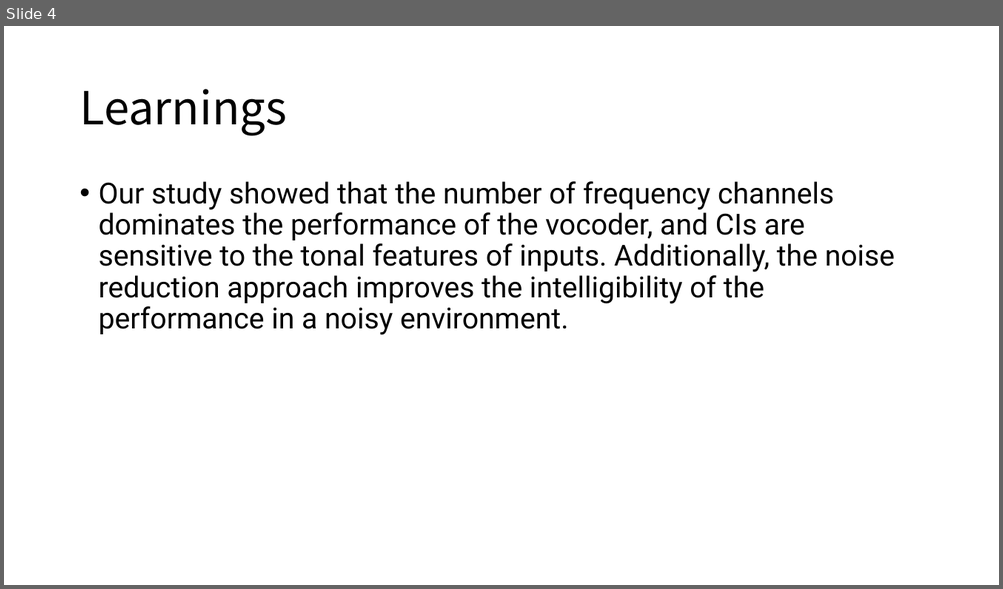
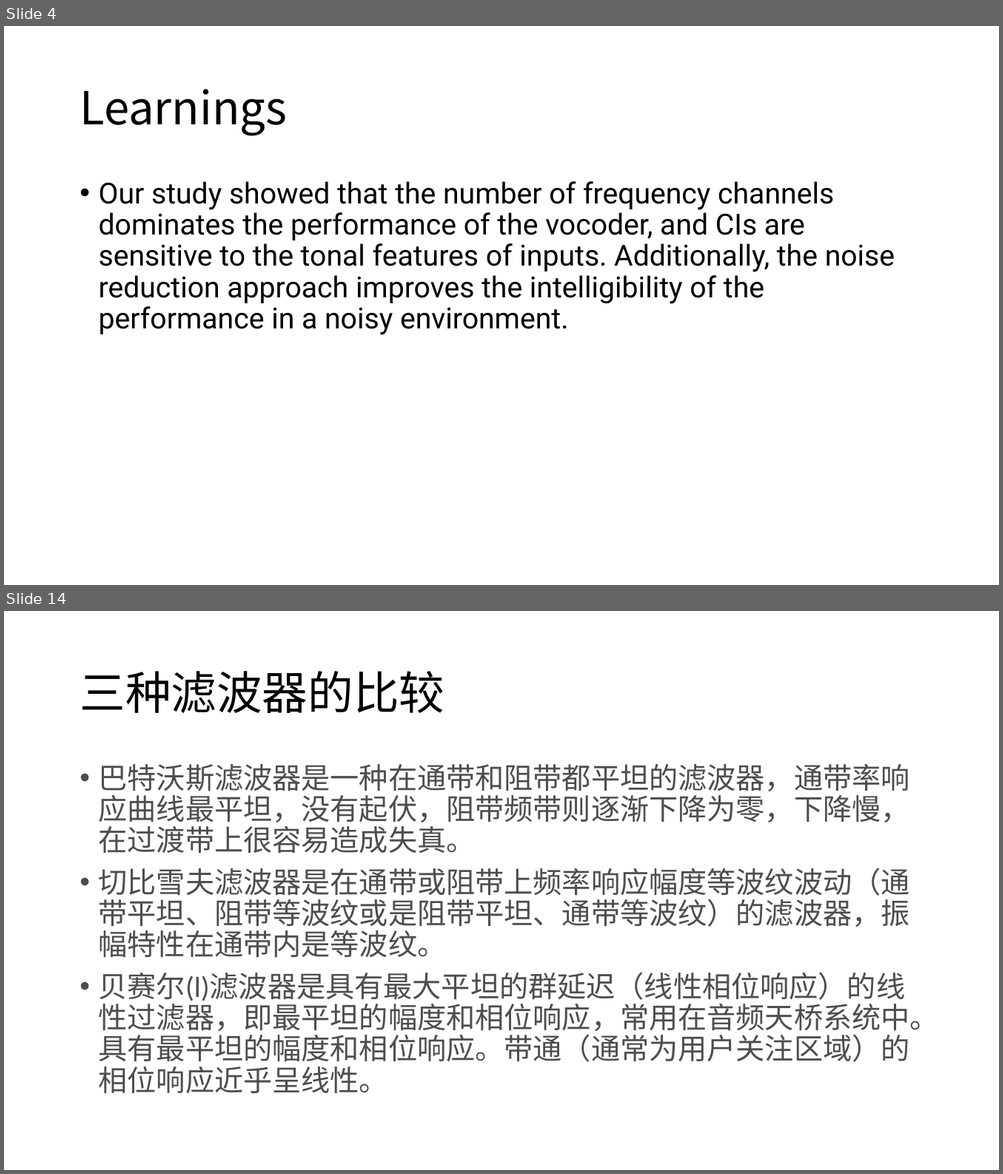
Before and after one commit to ASSANDHOLE/Signal-System_Project, a slide deck: Project1/Speech Synthesis And Perception With Envelope Cue.pptx. Shown one above the other, each under a label of ours: slide 4 before the commit, slides 4 and 14 after it; the slides between them are not shown. The pictures are 1003x589 and 1003x1174 pixels, drawn with LibreOffice and Linux fonts; fonts in the diff are those of the drawing. Boxes give left, top, right and bottom in pixels: in the first picture for what was removed or moved away, otherwise in the second. Text is boxed around its words. In the diff, an @@ line names an element or a change of style, - is before the commit and + after.

```diff
--- a/Project1/Speech Synthesis And Perception With Envelope Cue.pptx
+++ b/Project1/Speech Synthesis And Perception With Envelope Cue.pptx
@@ slide 14 added at bbox=[4, 611, 999, 1170], background #FFFFFF @@
@@ title added at bbox=[79, 671, 444, 713], 44 pt, text #000000 @@
+三种滤波器的比较
@@ text added at bbox=[99, 764, 939, 1093], 28 pt, text #4D4D4D @@
+• 巴特沃斯滤波器是一种在通带和阻带都平坦的滤波器，通带率响应曲线最平坦，没有起伏，阻带频带则逐渐下降为零，下降慢，在过渡带上很容易造成失真。
+• 切比雪夫滤波器是在通带或阻带上频率响应幅度等波纹波动（通带平坦、阻带等波纹或是阻带平坦、通带等波纹）的滤波器，振幅特性在通带内是等波纹。
+• 贝赛尔(l)滤波器是具有最大平坦的群延迟（线性相位响应）的线性过滤器，即最平坦的幅度和相位响应，常用在音频天桥系统中。具有最平坦的幅度和相位响应。带通（通常为用户关注区域）的相位响应近乎呈线性。
```
Also in this commit, not shown: 5 slides changed, 8 other slides added, 1 slide removed.
